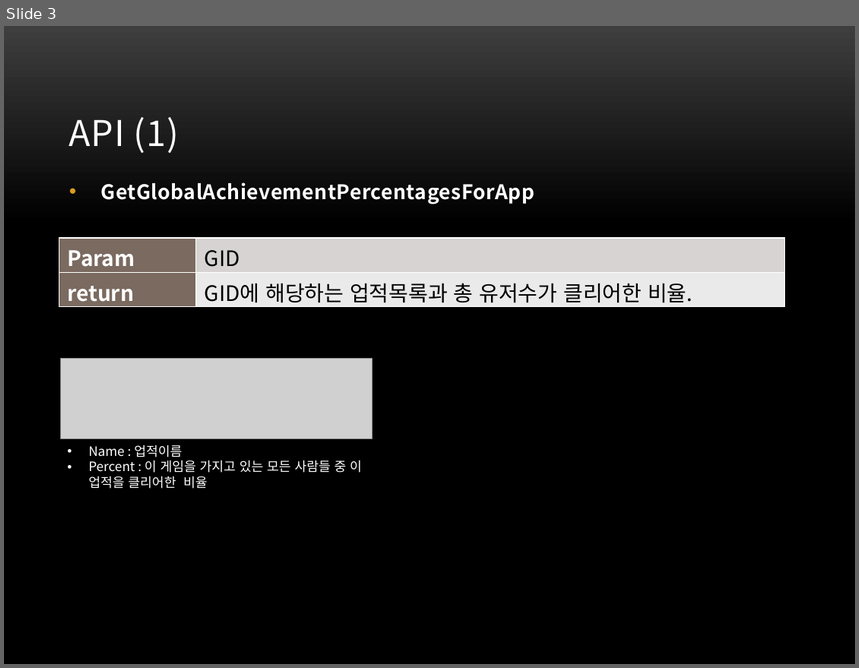
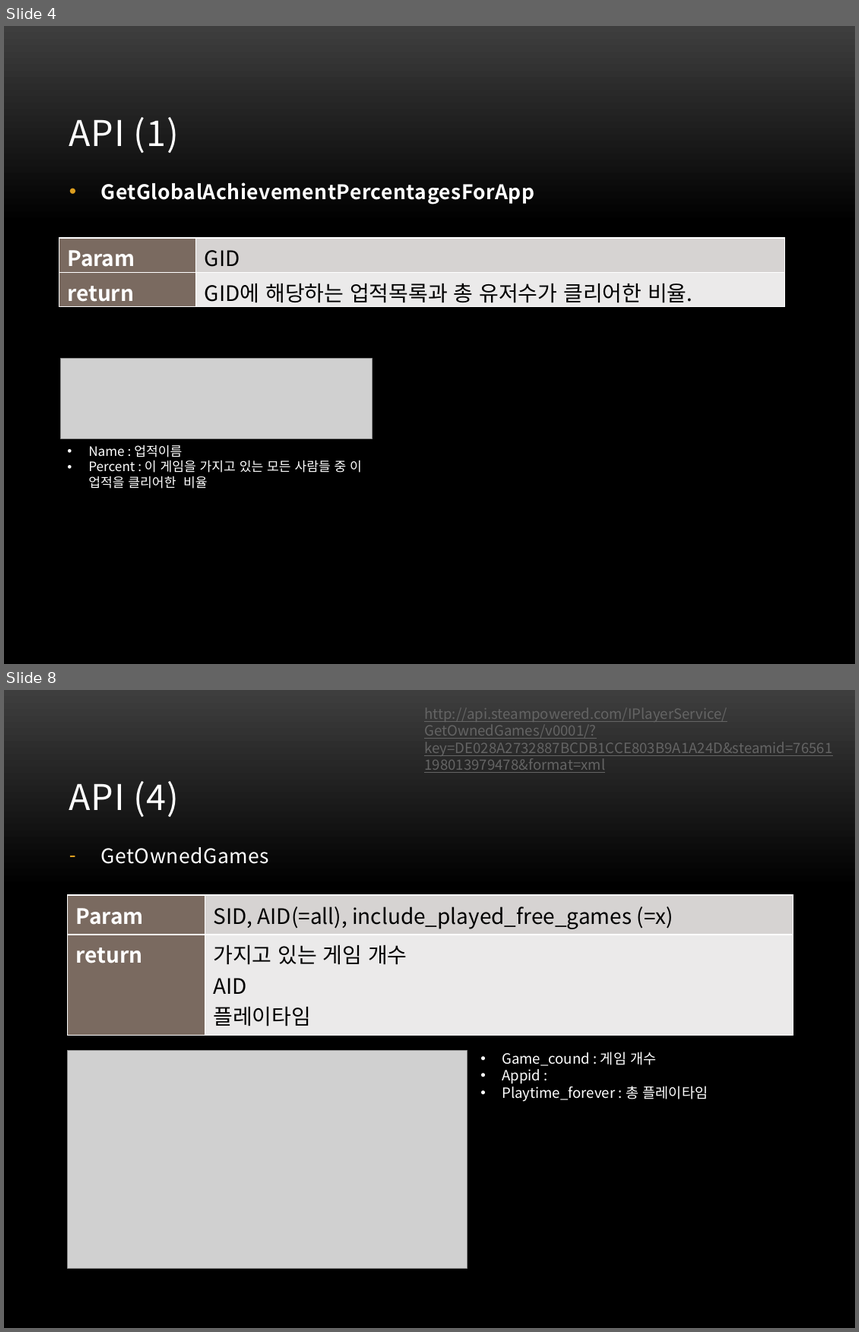
Before and after one commit to tangible-idea/steamapi, a slide deck: Steam_Web_API_Analysis.pptx. Shown one above the other, each under a label of ours: slide 3 before the commit, slides 4 and 8 after it; the slides between them are not shown. The pictures are 859x668 and 859x1332 pixels, drawn with LibreOffice and Linux fonts; fonts in the diff are those of the drawing; grey boxes stand for pictures; background and template pictures are left out. Boxes give left, top, right and bottom in pixels: in the first picture for what was removed or moved away, otherwise in the second. Text is boxed around its words. In the diff, an @@ line names an element or a change of style, - is before the commit and + after.

```diff
--- a/Steam_Web_API_Analysis.pptx
+++ b/Steam_Web_API_Analysis.pptx
@@ slide 8 added at [4, 690, 855, 1328], background picture (left out) @@
@@ text added at [424, 708, 832, 773], 12 pt, text #646464, underline @@
+http://api.steampowered.com/IPlayerService/GetOwnedGames/v0001/?key=DE028A2732887BCDB1CCE803B9A1A24D&steamid=76561198013979478&format=xml
@@ title added at [69, 781, 179, 817], 30 pt, text #FFFFFF @@
+API (4)
@@ text added at [101, 847, 269, 864], 17 pt, text #FFFFFF @@
+– GetOwnedGames
@@ table added at [68, 895, 794, 1030], 2 rows, 2 columns @@
+Param | SID, AID(=all), include_played_free_games (=x)
+return | 가지고 있는 게임 개수 / AID / 플레이타임
@@ picture added at [67, 1051, 467, 1269] @@
@@ text added at [502, 1052, 709, 1102], 12 pt, text #FFFFFF @@
+• Game_cound : 게임 개수
+• Appid :
+• Playtime_forever : 총 플레이타임
@@ what was slide 3 is now slide 4 @@
```
Also in this commit, not shown: 1 slide changed, 4 other slides added, 1 slide removed.
